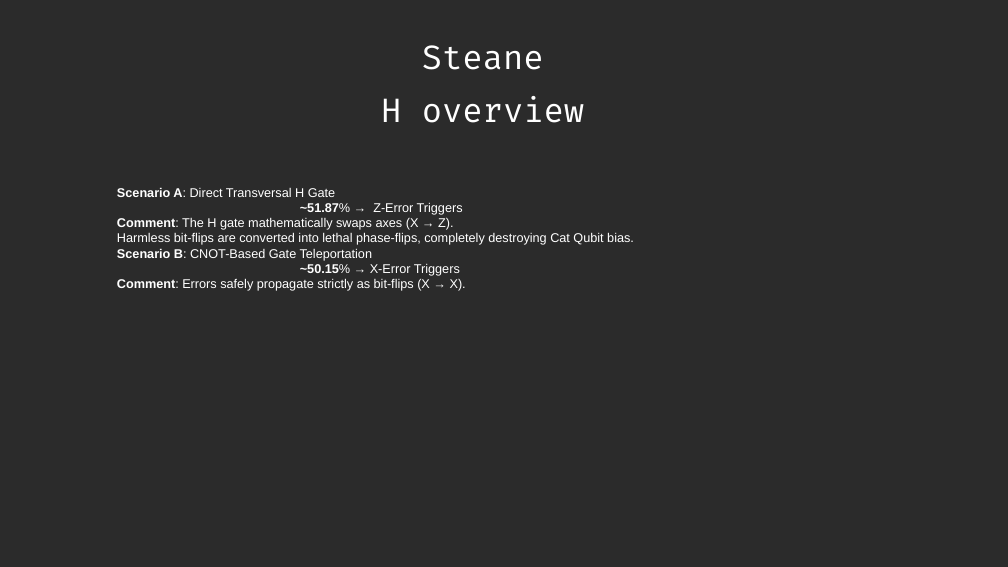
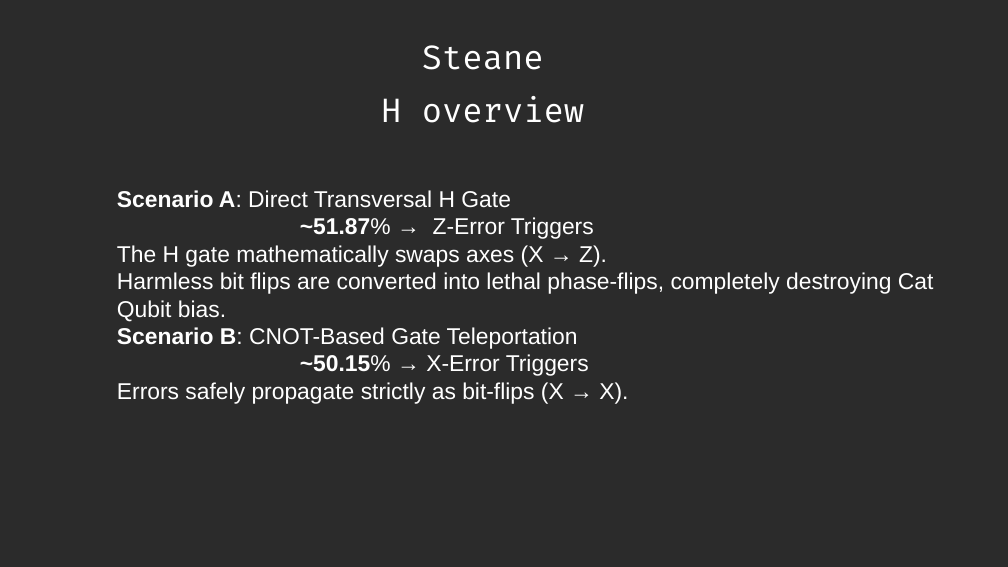
Before and after one commit to DanieleSalvi2810/QPFL_Hackathon_2026_Alice_and_Bob_Quantum_Icing, a slide deck: slide 32 of team-quantum_icing/presentation.odp (slide 31 before the commit). Drawn at 1008x567 pixels with LibreOffice and Linux fonts; fonts in the diff are those of the drawing; background and template pictures are left out; a plain dark background stands for a picture behind light text. Boxes give left, top, right and bottom in pixels: in the first picture for what was removed or moved away, otherwise in the second. Text is boxed around its words. In the diff, an @@ line names an element or a change of style, - is before the commit and + after.

Commit message:
update presentation

```diff
--- a/team-quantum_icing/presentation.odp
+++ b/team-quantum_icing/presentation.odp
@@ text at bbox=[117, 190, 594, 376]: size 10 to 18 pt in "Scenario A: Direct Transversal H Gate", "~51.87% → Z-Error Triggers", "Scenario B: CNOT-Based Gate Teleportation", "~50.15% → X-Error Triggers" @@
@@ text at bbox=[117, 245, 934, 322]: text changed; size 10 to 18 pt @@
-Comment: The H gate mathematically swaps axes (X → Z).
-Harmless bit-flips are converted into lethal phase-flips, completely destroying Cat Qubit bias.
+The H gate mathematically swaps axes (X → Z).
+Harmless bit flips are converted into lethal phase-flips, completely destroying Cat Qubit bias.
@@ text at bbox=[117, 382, 628, 404]: text changed; size 10 to 18 pt @@
-Comment: Errors safely propagate strictly as bit-flips (X → X).
+Errors safely propagate strictly as bit-flips (X → X).
```
Also in this commit, not shown: 7 other slides changed, 2 slides added, 1 slide removed, 1 other file.
